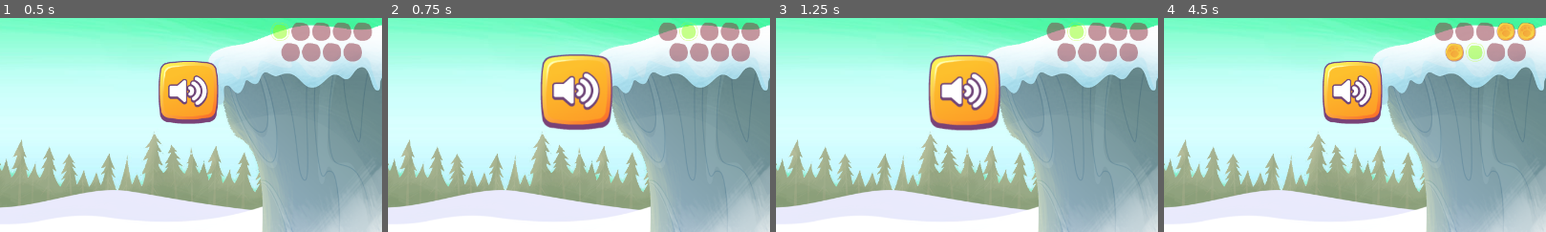
Above: before the commit, frames 1-4 (left to right).
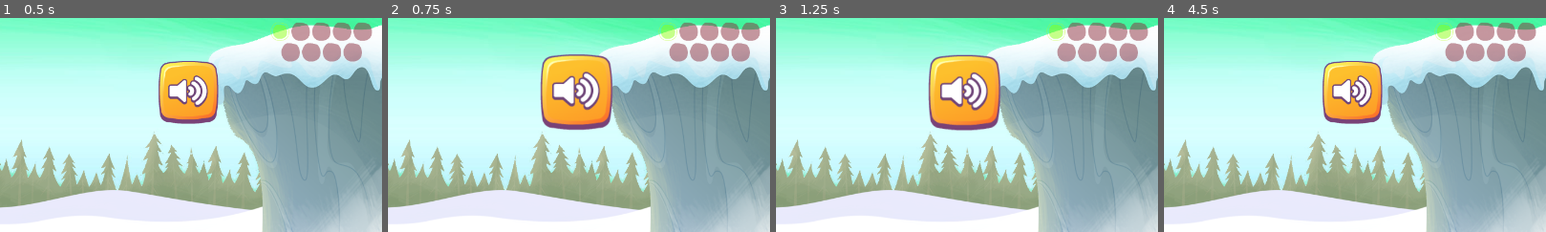
Above: after the commit, the same moments.

Repository: anatolbogun/knock-it-down-godot-port
Game: Godot game, scene res://src/game_states/main_game_state.tscn
Two runs of this game, one before a commit and one after it. Both use one fixed random seed, a clock stepped at 60 frames per second and the inputs below.
Inputs (mouse positions are % of the whole screen's width and height, from its top left):
- Up to frame 1 (0.5 s): no input
- Up to frame 2 (0.75 s): click (75, 17) at 0.5 s
- Up to frame 3 (1.25 s): no input
- Up to frame 4 (4.5 s): click (75, 17) at 1.25 s; click (75, 17) at 2 s; click (4, 7) at 2.75 s; tap Enter at 3.5 s; move the mouse to (72, 45) at 3.52 s; tap Space at 4.25 s; move the mouse to (30, 55) at 4.27 s
The pictures show only the part of the screen within x 50-100%, y 0-50%; the shares and areas given below are measured in that part.

Frame 1 is identical in both runs. In frame 2, 0.7% of the frame differs, in the area x 70-82%, y 2-11%; in frame 3, 0.7%; in frame 4, 1.6%, in the area x 70-98%, y 2-21%.
Error after the commit: Trying to assign an array of type "Array[Node]" to a variable of type "Array[TextureRect]". (res://src/actors/rounds.gd:35)

Commit message:
better type safety

Diff:
--- a/src/actors/rounds.gd
+++ b/src/actors/rounds.gd
@@ -24,7 +24,7 @@
 		add_child(_round)
 
 func _all_completed() -> void:
-	print("ALL ROUNDS COMPLETED")
+	print("ALL ROUNDS COMPLETED") # TEMP DEV: remove this
 	all_completed.emit(
 		get_child_count(),
 		get_children().filter(func (child:Node) -> bool: return child.get_meta("status") == STATUS_PASSED).size(),
@@ -32,26 +32,26 @@
 	)
 
 func next_round(passed:bool) -> void:
-	var incompleteRounds: = get_children().filter(
+	var incompleteRounds:Array[TextureRect] = get_children().filter(
 		func (child:Node) -> bool: return child.get_meta("status") == STATUS_INCOMPLETE
-	)
+	) as Array[TextureRect]
 
 	if (incompleteRounds.is_empty()):
 		return
 
-	var _round = incompleteRounds[0]
+	var _round: = incompleteRounds[0]
 
 	if (passed):
 		_round.set_meta("status", STATUS_PASSED)
-		_round.texture = load(roundPassTexture)
+		_round.texture = load(roundPassTexture) as Texture2D
 	else:
 		_round.set_meta("status", STATUS_FAILED)
-		_round.texture = load(roundTexture)
+		_round.texture = load(roundTexture) as Texture2D
 
 	round_completed.emit(passed)
 
 	if (incompleteRounds.size() > 1):
-		incompleteRounds[1].texture = load(roundCurrentTexture)
+		incompleteRounds[1].texture = load(roundCurrentTexture) as Texture2D
 	else:
 		_all_completed()
 
